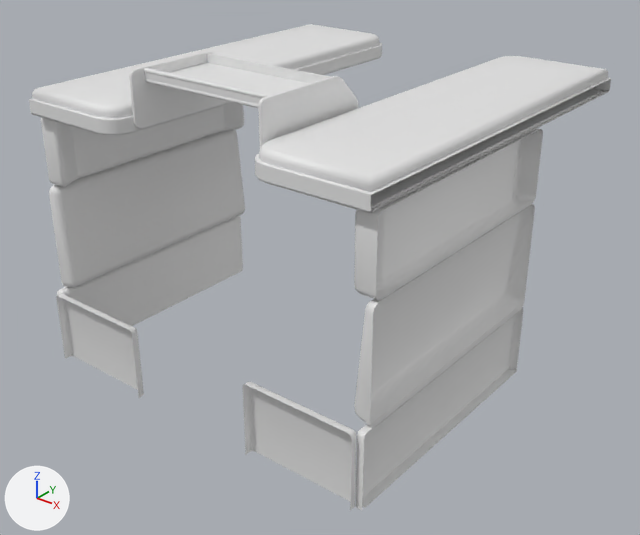
What one commit did to the FBX model Assets/Fbx/Vagon_Stateroom/Vagon_Stateroom_Furniture_01.fbx.
The view is the same before and after, from a 50 mm lens placed at (5.94, -3.48, 3.85), pointed at (3.7, -0.68, 2.11). The axes (+X, +Y, +Z) are drawn at lower left. The lights are the same throughout. Where no turn or scale is listed for an object, it has been applied to the vertices.

The first picture shows 'Vagon_Stateroom_Furniture_01'.
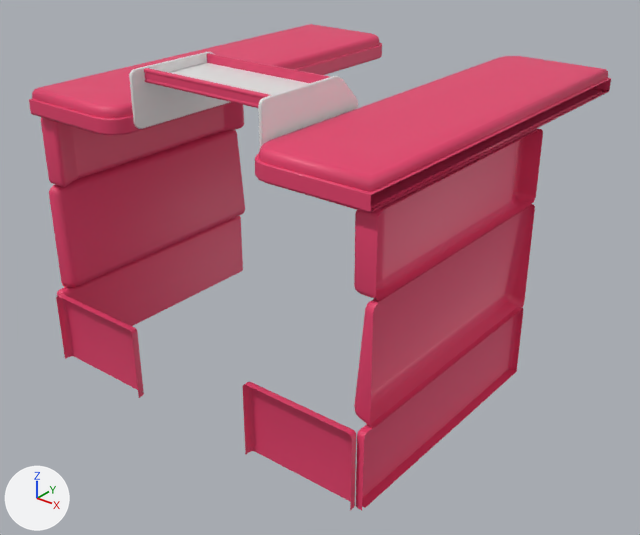
Changed parts and their boxes (x1, y1, x2, y2) in the pictures (640 x 535 px):
part 1 of me_vagon_stateroom_furniture_01, recoloured
    both: (29, 24, 611, 511)

Patch to the scene script:
```diff
--- a/Assets/Fbx/Vagon_Stateroom/Vagon_Stateroom_Furniture_01.fbx.py
+++ b/Assets/Fbx/Vagon_Stateroom/Vagon_Stateroom_Furniture_01.fbx.py
@@ mat_im_metal_insert @@
+mat_im_metal_insert = principled_material('IM_Metal_Insert')
+mat_im_metal_insert.base_color = (0.8, 0.8, 0.8)  # white #e7e7e7
+mat_im_metal_insert.roughness = 0.4
@@ mat_im_stateroom @@
+mat_im_stateroom = principled_material('IM_Stateroom')
+mat_im_stateroom.base_color = (0.8, 0.0518, 0.153)  # pink #e7406d
@@ mat_im_lamp @@
+mat_im_lamp = principled_material('IM_Lamp')
+mat_im_lamp.base_color = (0.8, 0.8, 0.8)  # white #e7e7e7
+mat_im_lamp.roughness = 0.4
@@ mat_im_wood_t @@
+mat_im_wood_t = principled_material('IM_Wood_T')
+mat_im_wood_t.base_color = (0.8, 0.8, 0.8)  # white #e7e7e7
+mat_im_wood_t.roughness = 0.4
@@ me_vagon_stateroom_furniture_01 @@
 me_vagon_stateroom_furniture_01.from_pydata(...)  # 1516 vertices, 1444 faces; spans x 0.0..1.71, y -1.86..0.0, z 0.3..1.68
 # used by ob_vagon_stateroom_furniture_01; location = (2.794, 0.379, 1.384)
+# me_vagon_stateroom_furniture_01 part 1: 1018 of the faces centred in x 0.0..1.71, y -1.85..0.0, z 0.3..1.68 switch from no material to mat_im_stateroom (pink #e7406d)
+me_vagon_stateroom_furniture_01.materials.append(mat_im_wood_t)  # white #e7e7e7
+me_vagon_stateroom_furniture_01.materials.append(mat_im_metal_insert)  # white #e7e7e7
+me_vagon_stateroom_furniture_01.materials.append(mat_im_lamp)  # white #e7e7e7
```
